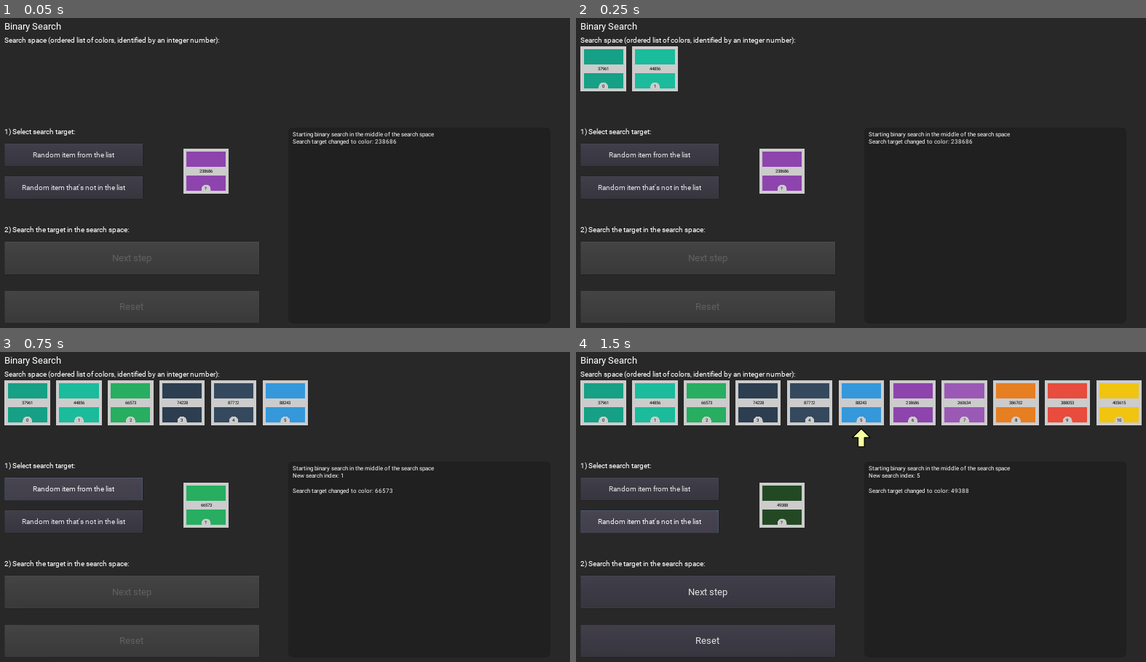
Above: before the commit, frames 1-4 (two rows, left to right).
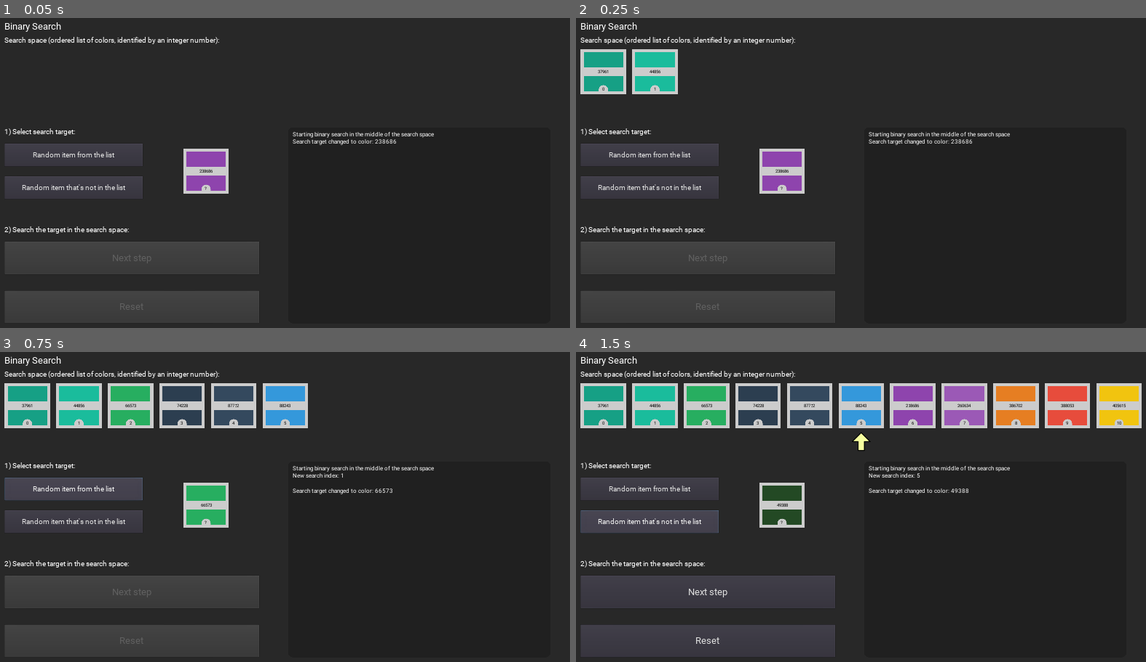
Above: after the commit, the same moments.

Repository: eddex/interactive-binary-search
Game: Godot game, scene res://src/Main.tscn
Same seed, same stepped clock (60 frames per second), same inputs: the game is played once before the commit and once after it.
Inputs:
- Up to frame 1 (0.05 s): no input
- Up to frame 2 (0.25 s): no input
- Up to frame 3 (0.75 s): click "Random item from the list" at 0.5 s
- Up to frame 4 (1.5 s): click "Random item that's not in the…" at 1.25 s

Frame 1 is identical in both runs. In frame 2, 0.9% of the frame differs, in the area x 0-18%, y 9-25%; in frame 3, 2.6%; in frame 4, 5.0%, in the area x 0-100%, y 9-32%.

Commit message:
fix: search space items no longer cover title on resize

Diff:
--- a/src/Main.gd
+++ b/src/Main.gd
@@ -6,7 +6,7 @@
 var sortedItems: Array
 var left: int = 0
 var right: int
-var arrow: Sprite
+var arrow: TextureRect
 var searchTarget: ColorSquare
 var searchedColor: int
 var logTextBox: RichTextLabel
@@ -42,7 +42,7 @@
 
     for i in range(len(self.colors)):
         yield(get_tree().create_timer(0.1), "timeout")
-        self.spawn_color_square(25 + i*170, 110, colors[i], i)
+        self.spawn_color_square(25 + i*170, colors[i], i)
 
     self.get_node("AnimateOneStepButton").disabled = false
     self.get_node("ResetButton").disabled = false
@@ -115,7 +115,7 @@
 
 func update_arrow_position():
     var mid: int = self.get_search_index()
-    self.arrow.position = Vector2(100 + mid*170, 300)
+    self.arrow.rect_position = Vector2(68 + mid*170, self.arrow.rect_position.y)
     self.logTextBox.text += str("New search index: ", mid, "\n\n")
 
 
@@ -123,9 +123,10 @@
     return self.left + ((self.right - self.left) / 2)
 
 
-func spawn_color_square(x: int, y: int, color: int, index: int):
+func spawn_color_square(x: int, color: int, index: int):
     var item: ColorSquare = self.colorSquareScene.instance()
-    item.rect_position = Vector2(x, y)
+    item.rect_position = Vector2(x, 0)
+    item.anchor_top = 0.11
     item.set_color(color)
     item.set_index(index)
     self.sortedItems.append(item)
--- a/src/Main.tscn
+++ b/src/Main.tscn
@@ -56,11 +56,6 @@
 "_edit_use_anchors_": false
 }
 
-[node name="CurrentPositionArrow" type="Sprite" parent="."]
-visible = false
-position = Vector2( 386.127, 314.289 )
-texture = ExtResource( 3 )
-
 [node name="TargetSelectLabel" type="Label" parent="."]
 anchor_top = 0.35
 anchor_bottom = 0.35
@@ -70,6 +65,17 @@
 margin_bottom = 27.8776
 custom_fonts/font = ExtResource( 6 )
 text = "1) Select search target:"
+__meta__ = {
+"_edit_use_anchors_": false
+}
+
+[node name="CurrentPositionArrow" type="TextureRect" parent="."]
+visible = false
+anchor_top = 0.26
+anchor_bottom = 0.26
+margin_right = 64.0
+margin_bottom = 64.0
+texture = ExtResource( 3 )
 __meta__ = {
 "_edit_use_anchors_": false
 }
